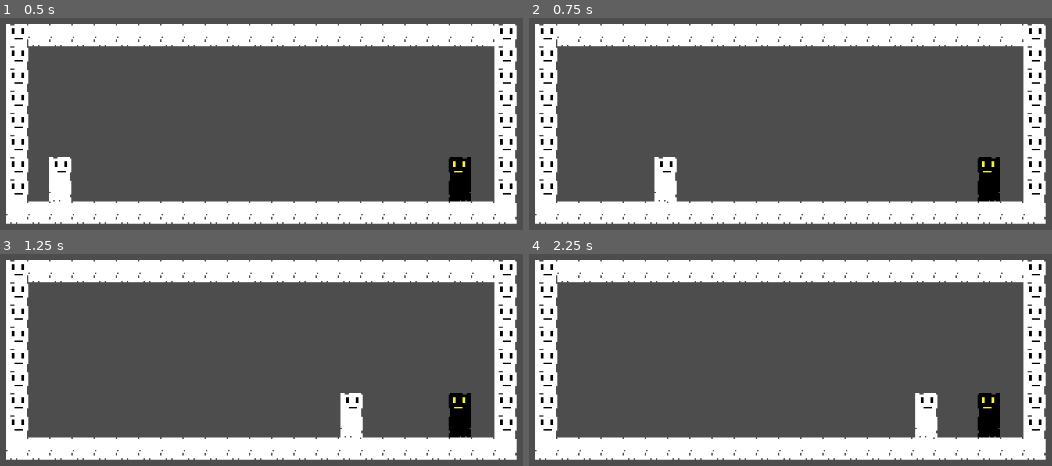
Above: before the commit, frames 1-4 (two rows, left to right).
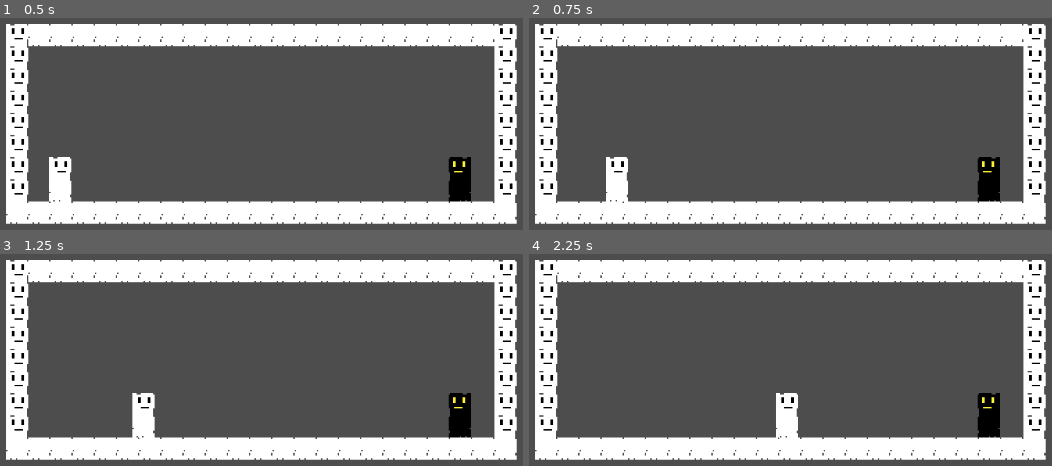
Above: after the commit, the same moments.

Repository: ZiyadAziz/Risky-Slice
Game: Godot game, scene res://scenes/game.tscn
Two runs of this game, one before a commit and one after it. Both use one fixed random seed, a clock stepped at 60 frames per second and the inputs below.
Inputs (mouse positions are in pixels of both pictures, inside the frame that each line leads up to):
- Up to frame 1 (0.5 s): no input
- Up to frame 2 (0.75 s): tap Enter at 0.5 s; move the mouse to (978, 179) at 0.52 s; hold D (move_forward_singleplayer) from 0.53 s (still down); click (978, 179) at 0.6 s
- Up to frame 3 (1.25 s): keep holding D (move_forward_singleplayer); right-click (449, 415) at 0.8 s
- Up to frame 4 (2.25 s): move the mouse to (644, 459) at 1.27 s; right-click (644, 459) at 1.35 s; click (644, 459) at 1.55 s; tap Space (feint_singleplayer) at 2 s; move the mouse to (879, 338) at 2.02 s; release D (move_forward_singleplayer) at 2.03 s; hold A (block_and_move_backwards_singleplayer) from 2.03 s (still down); click (879, 338) at 2.1 s

Frame 1 is identical in both runs. In frame 2, 1.8% of the frame differs, in the area x 14-29%, y 65-87%; in frame 3, 1.8%, in the area x 25-70%, y 65-87%; in frame 4, 1.8%.

Commit message:
I forgot what I added

Diff:
--- a/scenes/temp_enemy.tscn
+++ b/scenes/temp_enemy.tscn
@@ -47,7 +47,17 @@
 [node name="CollisionShape2D" type="CollisionShape2D" parent="ParryArea"]
 position = Vector2(-22, 0)
 shape = SubResource("RectangleShape2D_2wt5d")
+disabled = true
+
+[node name="AttackArea" type="Area2D" parent="."]
+
+[node name="CollisionShape2D" type="CollisionShape2D" parent="AttackArea"]
+position = Vector2(-22, 0)
+shape = SubResource("RectangleShape2D_2wt5d")
+disabled = true
 
 [connection signal="area_entered" from="Hurtbox" to="." method="_on_hurtbox_area_entered"]
 [connection signal="area_entered" from="ParryArea" to="." method="_on_parry_area_area_entered"]
 [connection signal="body_entered" from="ParryArea" to="." method="_on_parry_area_body_entered"]
+[connection signal="area_entered" from="AttackArea" to="." method="_on_parry_area_area_entered"]
+[connection signal="body_entered" from="AttackArea" to="." method="_on_parry_area_body_entered"]
--- a/scenes/temp_player.tscn
+++ b/scenes/temp_player.tscn
@@ -32,6 +32,9 @@
 [sub_resource type="RectangleShape2D" id="RectangleShape2D_smlvt"]
 size = Vector2(26, 10)
 
+[sub_resource type="CapsuleShape2D" id="CapsuleShape2D_smlvt"]
+radius = 7.0
+
 [node name="TempPlayer" type="CharacterBody2D"]
 script = ExtResource("1_smlvt")
 
@@ -43,9 +46,22 @@
 position = Vector2(0, 1)
 shape = SubResource("CapsuleShape2D_j5nhj")
 
-[node name="AttackArea" type="Area2D" parent="."]
+[node name="AttackArea" type="Area2D" parent="." groups=["Sword"]]
 
 [node name="CollisionShape2D" type="CollisionShape2D" parent="AttackArea"]
 position = Vector2(22, 0)
 shape = SubResource("RectangleShape2D_smlvt")
 disabled = true
+
+[node name="ParryArea" type="Area2D" parent="."]
+
+[node name="CollisionShape2D" type="CollisionShape2D" parent="ParryArea"]
+position = Vector2(22, 0)
+shape = SubResource("RectangleShape2D_smlvt")
+disabled = true
+
+[node name="HurtBox" type="Area2D" parent="."]
+
+[node name="CollisionShape2D" type="CollisionShape2D" parent="HurtBox"]
+position = Vector2(0, 1)
+shape = SubResource("CapsuleShape2D_smlvt")
--- a/scripts/temp_enemy.gd
+++ b/scripts/temp_enemy.gd
@@ -3,15 +3,16 @@
 var health := 3
 
 func _on_hurtbox_area_entered(area: Area2D) -> void:
-	print("hit")
-	health -= 1
-	print(GameManager.p1_score)
-	if health <= 0:
-		print("dead")
-		GameManager.p1_score += 1
+	if area.is_in_group("Sword"):
+		print("hit")
+		health -= 1
 		print(GameManager.p1_score)
-		GameManager.reset_round()
-		print(GameManager.p1_score)
+		if health <= 0:
+			print("dead")
+			GameManager.p1_score += 1
+			print(GameManager.p1_score)
+			GameManager.reset_round()
+			print(GameManager.p1_score)
 
 
 func _on_parry_area_area_entered(area: Area2D) -> void:
--- a/scripts/temp_player.gd
+++ b/scripts/temp_player.gd
@@ -14,25 +14,34 @@
 var last_tap_time_left := -1.0
 var last_tap_time_right := -1.0
 
+#Attacking Code (will probs have to do something similar with parrying and feint)
+var isAttacking := false #Not sure if I want them to be able to attack while moving, (I dont want the to attack while dodging)
+var isFeinting := false
+var isParrying := false
+var isBlocking := false
+
 func _physics_process(delta: float) -> void:
-	# Gravity
-	if not is_on_floor():
-		velocity += get_gravity() * delta
-
 	# Attack
 	if Input.is_action_just_pressed("attack_singleplayer"): #Need to add a timer or something so that the player has to wait for the animation to end before attacking again
+		isAttacking = true #This will likely have to be moved to when the windup of the attack animation finishes
 		$AttackArea/CollisionShape2D.disabled = false
 		await get_tree().create_timer(0.5).timeout #this probs shouldnt be the solution, I'd want to tie the timer to the attack animation when I make one
 		$AttackArea/CollisionShape2D.disabled = true
+		isAttacking = false #This should be tied to the animation, but since I dont have one, this will do
 
 	#this should have a similar hitbox system as the attack,
 	#but instead of looking for a player hitbox it would look for the attack hitbox, so im gonna have to do funny layer stuff i think
 	if Input.is_action_just_pressed("parry_singleplayer"):
+		$ParryArea/CollisionShape2D.disabled = false
+		await get_tree().create_timer(1).timeout
+		$ParryArea/CollisionShape2D.disabled = true
 		print("parry")
 
 	#This shouldnt have any hitbox, it should just play a feint animation to bait the enemy
 	if Input.is_action_just_pressed("feint_singleplayer"):
 		print("feint")
+
+
 
 	# Handle dodge logic
 	if is_dodging:
@@ -42,6 +51,9 @@
 			is_dodging = false
 	else:
 		var direction := Input.get_axis("block_and_move_backwards_singleplayer", "move_forward_singleplayer")
+
+		#Makes blocking true if the player is moving backwards
+		isBlocking = Input.is_action_pressed("block_and_move_backwards_singleplayer") && direction < 0
 
 		# Detect double-tap for dodge
 		var current_time := Time.get_ticks_msec() / 1000.0
@@ -59,9 +71,9 @@
 			last_tap_time_left = current_time
 
 		# Normal movement if not dodging
-		if direction > 0:
+		if direction > 0 && isAttacking == false:
 			velocity.x = direction * SPEED
-		elif direction < 0: #move backwards, currently moving backwards makes you move slower, but also would likely need to add blocking feature here
+		elif direction < 0 && isAttacking == false: #move backwards, currently moving backwards makes you move slower
 			velocity.x = (direction * SPEED) / 2
 		else:
 			velocity.x = move_toward(velocity.x, 0, SPEED)
Not shown: 1 places in scenes/temp_player.tscn that only renumber resources
